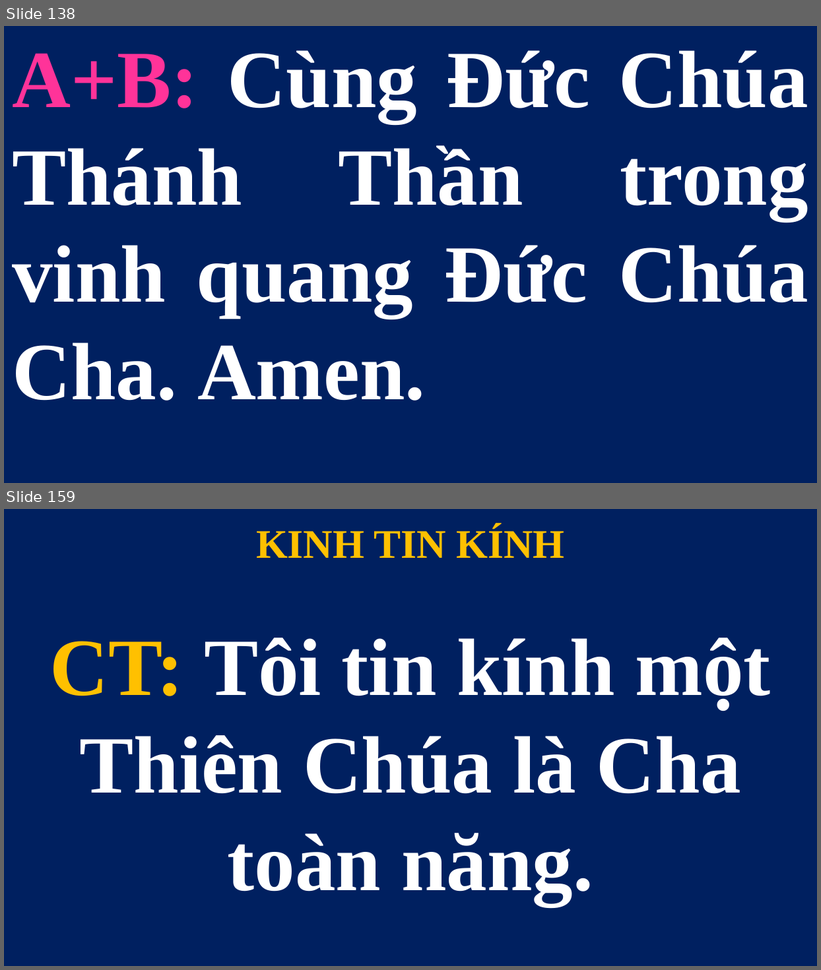
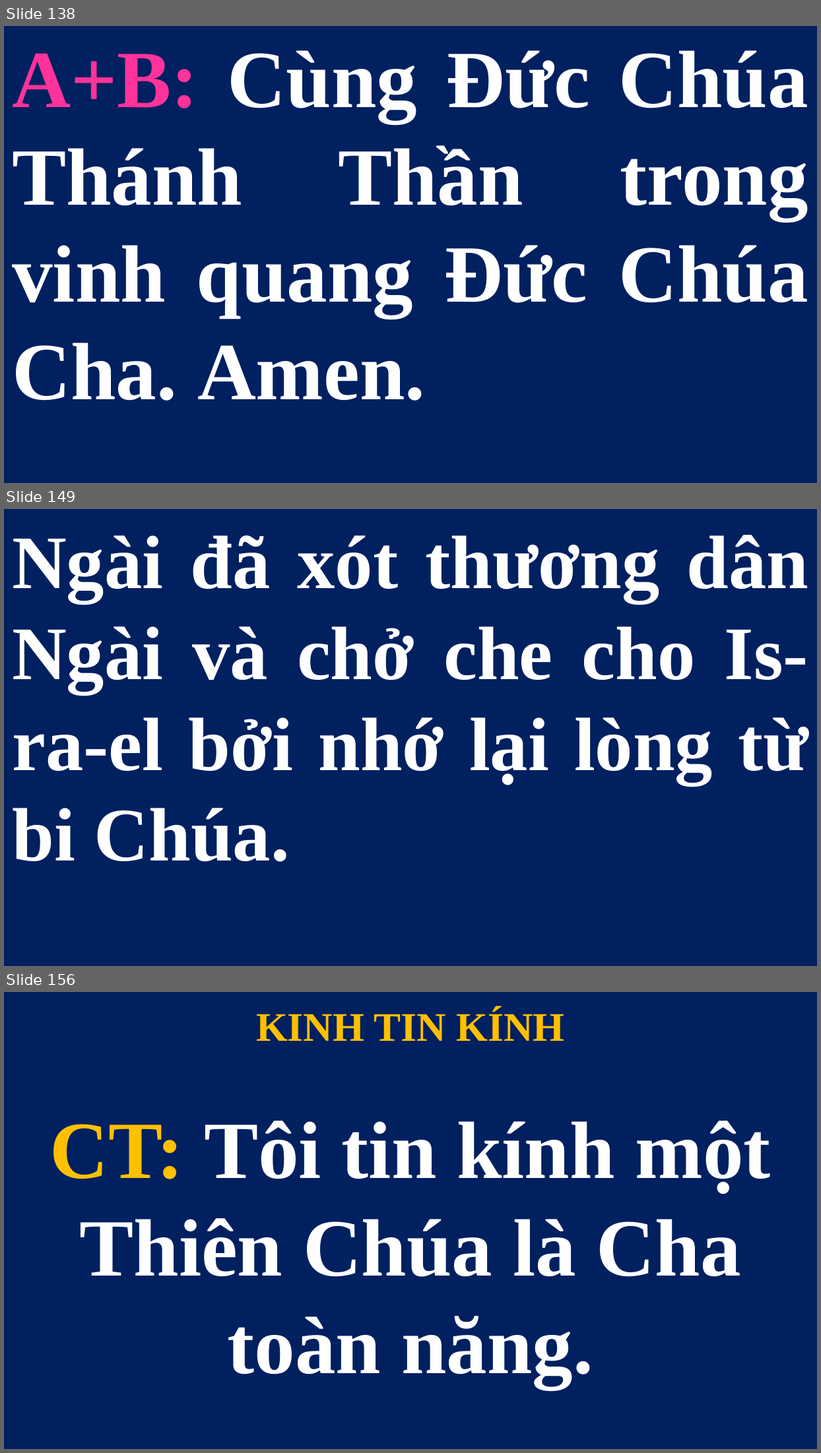
Before and after one commit to lythanhngodev64/SlideLe, a slide deck: Slide/CN-27-TN 2026.pptx. Shown one above the other, each under a label of ours: slides 138 and 159 before the commit, slides 138, 149 and 156 after it; the slides between them are not shown. The pictures are 821x970 and 821x1453 pixels, drawn with LibreOffice and Linux fonts; fonts in the diff are those of the drawing. Boxes give left, top, right and bottom in pixels: in the first picture for what was removed or moved away, otherwise in the second. Text is boxed around its words. In the diff, an @@ line names an element or a change of style, - is before the commit and + after.

```diff
--- a/Slide/CN-27-TN 2026.pptx
+++ b/Slide/CN-27-TN 2026.pptx
@@ slide 149 added at [4,509,817,966], background #FFFFFF @@
@@ subtitle added at [4,509,817,966], fill #002060, 67 pt, text #FFFFFF, bold @@
+Ngài đã xót thương dân Ngài và chở che cho Is-ra-el bởi nhớ lại lòng từ bi Chúa.
@@ what was slide 159 is now slide 156 @@
```
Also in this commit, not shown: 2 slides changed, 9 other slides added, 13 slides removed, 1 other file.
